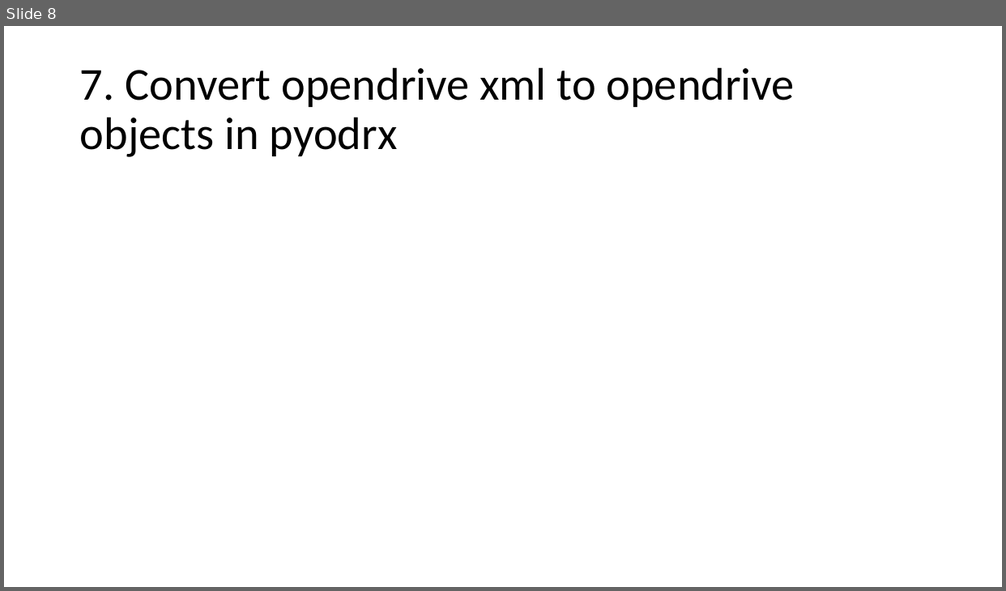
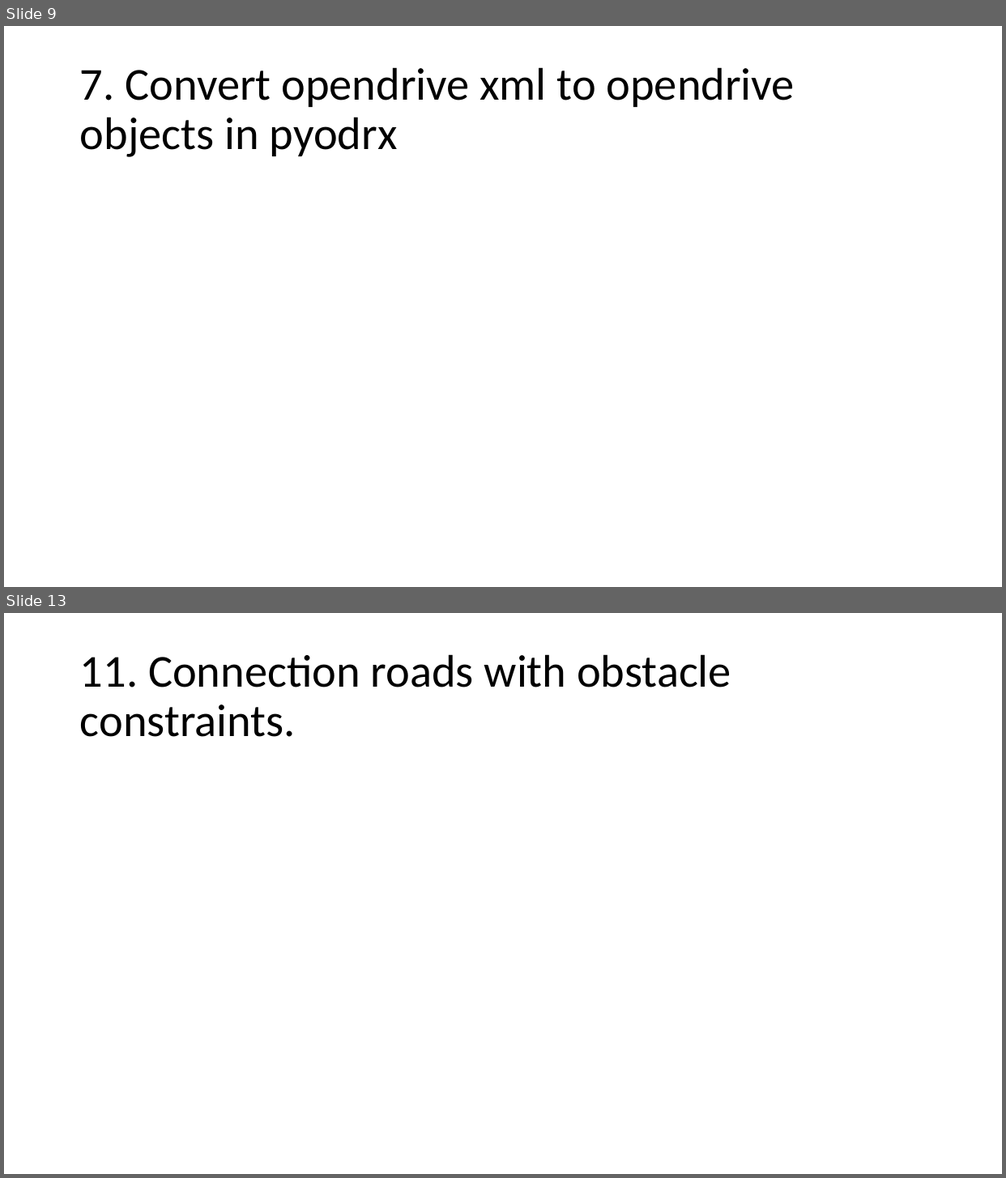
Before and after one commit to AugmentedDesignLab/junction-art, a slide deck: plan/challenges.pptx. Shown one above the other, each under a label of ours: slide 8 before the commit, slides 9 and 13 after it; the slides between them are not shown. The pictures are 1006x591 and 1006x1178 pixels, drawn with LibreOffice and Linux fonts; fonts in the diff are those of the drawing. Boxes give left, top, right and bottom in pixels: in the first picture for what was removed or moved away, otherwise in the second. Text is boxed around its words. In the diff, an @@ line names an element or a change of style, - is before the commit and + after.

```diff
--- a/plan/challenges.pptx
+++ b/plan/challenges.pptx
@@ slide 13 added at bbox=[4, 613, 1002, 1174], background #FFFFFF @@
@@ title added at bbox=[80, 654, 731, 737], 44 pt, text #000000 @@
+11. Connection roads with obstacle constraints.
@@ what was slide 8 is now slide 9 @@
```
Also in this commit, not shown: 7 slides changed, 2 other slides added.
